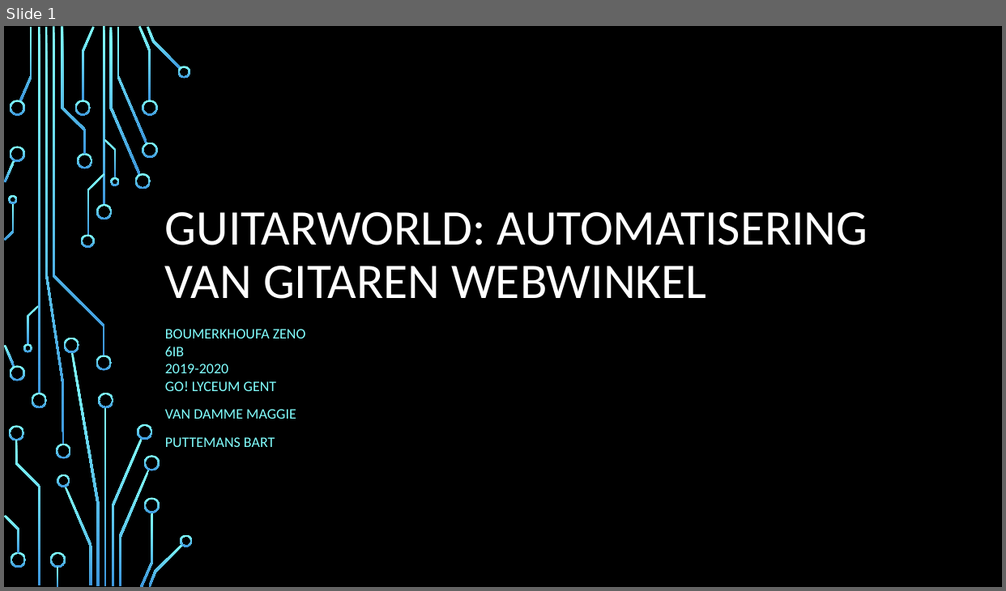
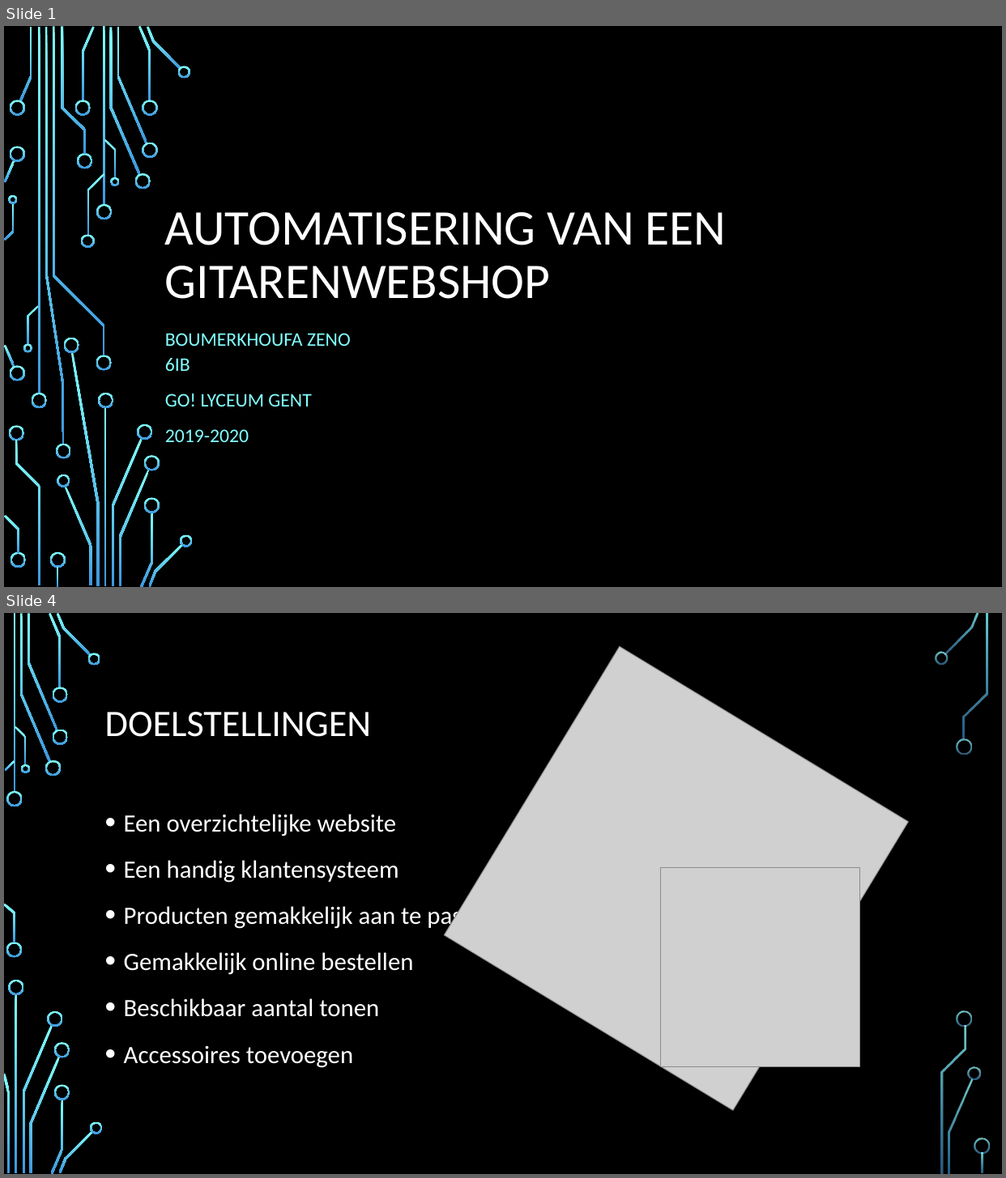
Before and after one commit to ZenoBoumerkhoufa/GuitarWorld, a slide deck: GIP/documents/Guitarworld.pptx. Shown one above the other, each under a label of ours: slide 1 before the commit, slides 1 and 4 after it; the slides between them are not shown. The pictures are 1006x591 and 1006x1178 pixels, drawn with LibreOffice and Linux fonts; fonts in the diff are those of the drawing; grey boxes stand for pictures; background and template pictures are left out. Boxes give left, top, right and bottom in pixels: in the first picture for what was removed or moved away, otherwise in the second. Text is boxed around its words. In the diff, an @@ line names an element or a change of style, - is before the commit and + after.

```diff
--- a/GIP/documents/Guitarworld.pptx
+++ b/GIP/documents/Guitarworld.pptx
@@ slide 4 added at (4, 613, 1002, 1174), background picture (left out) @@
@@ picture added at (444, 646, 908, 1110) @@
@@ title added at (105, 712, 372, 737), 36 pt, text #FFFFFF @@
+DOELSTELLINGEN
@@ text added at (124, 814, 496, 1068), 24 pt, text #FFFFFF @@
+• Een overzichtelijke website
+• Een handig klantensysteem
+• Producten gemakkelijk aan te passen
+• Gemakkelijk online bestellen
+• Beschikbaar aantal tonen
+• Accessoires toevoegen
@@ picture added at (661, 867, 860, 1067) @@
@@ group added at (4, 613, 990, 1174): 33 freeform shapes, 3 rectangles @@
@@ slide 1 changed as well @@
@@ title at (165, 212, 727, 299): text changed @@
-GUITARWORLD: AUTOMATISERING VAN GITAREN WEBWINKEL
+AUTOMATISERING VAN EEN GITARENWEBSHOP
@@ subtitle at (165, 333, 351, 442): text changed; size 14 to 18.5 pt @@
-BOUMERKHOUFA ZENO
-6IB
-2019-2020
-GO! LYCEUM GENT
-VAN DAMME MAGGIE
-PUTTEMANS BART
+BOUMERKHOUFA ZENO
+6IB
+GO! LYCEUM GENT
+2019-2020
```
Also in this commit, not shown: 3 other slides changed, 6 other slides added, 5 slides removed, 19 other files.
